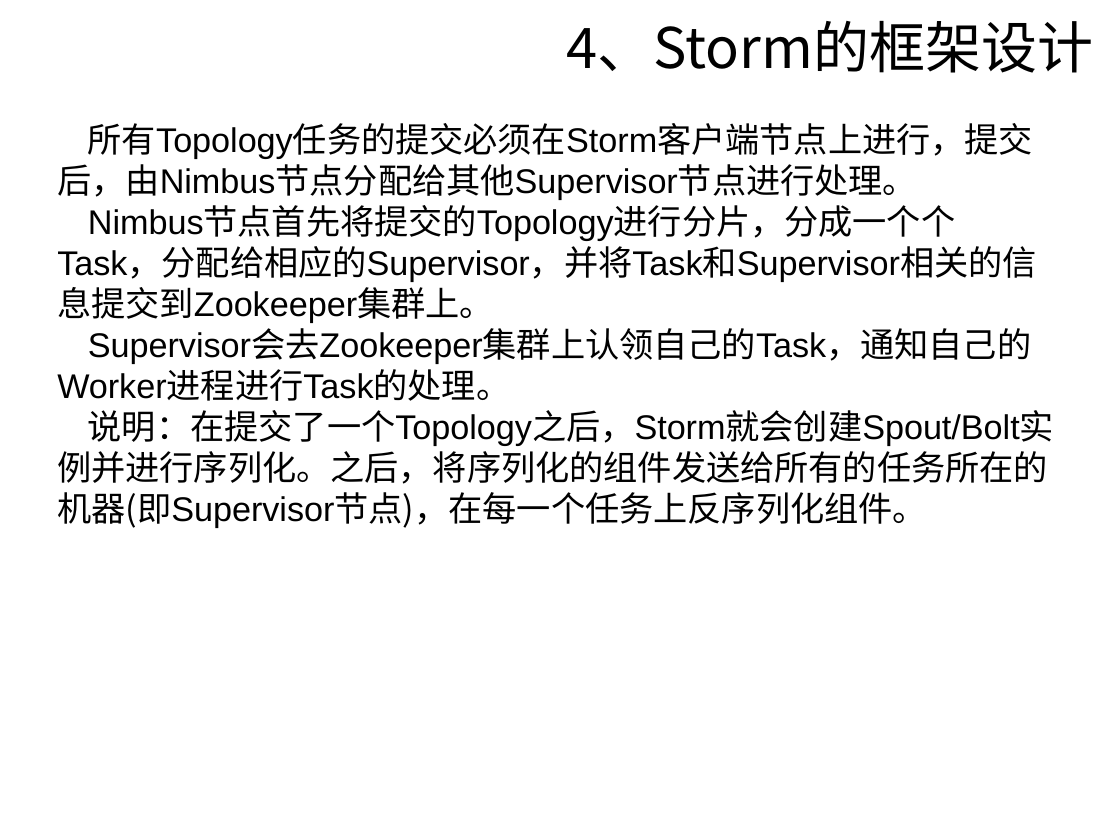
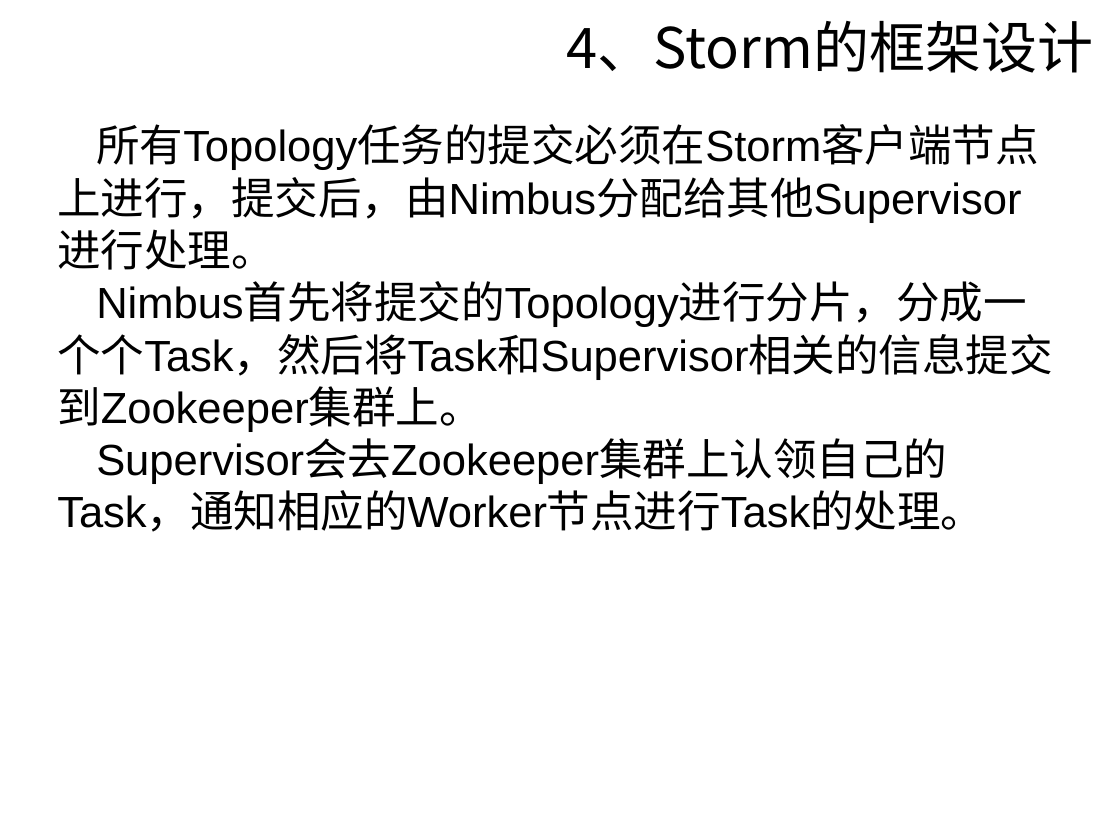
Before and after one commit to sunyisgithub/Git, a slide deck: slide 29 of Storm.ppt (slide 30 before the commit). Drawn at 1120x840 pixels with LibreOffice and Linux fonts; fonts in the diff are those of the drawing; background and template pictures are left out. Boxes give left, top, right and bottom in pixels: in the first picture for what was removed or moved away, otherwise in the second. Text is boxed around its words. In the diff, an @@ line names an element or a change of style, - is before the commit and + after.

```diff
--- a/Storm.ppt
+++ b/Storm.ppt
@@ text at (57,124,1053,532): text changed; size 22 to 28 pt; font Noto Sans CJK SC to Arial @@
-所有Topology任务的提交必须在Storm客户端节点上进行，提交后，由Nimbus节点分配给其他Supervisor节点进行处理。
-Nimbus节点首先将提交的Topology进行分片，分成一个个Task，分配给相应的Supervisor，并将Task和Supervisor相关的信息提交到Zookeeper集群上。
-Supervisor会去Zookeeper集群上认领自己的Task，通知自己的Worker进程进行Task的处理。
-说明：在提交了一个Topology之后，Storm就会创建Spout/Bolt实例并进行序列化。之后，将序列化的组件发送给所有的任务所在的机器(即Supervisor节点)，在每一个任务上反序列化组件。
+所有Topology任务的提交必须在Storm客户端节点上进行，提交后，由Nimbus分配给其他Supervisor进行处理。
+Nimbus首先将提交的Topology进行分片，分成一个个Task，然后将Task和Supervisor相关的信息提交到Zookeeper集群上。
+Supervisor会去Zookeeper集群上认领自己的Task，通知相应的Worker节点进行Task的处理。
```
Also in this commit, not shown: 23 other slides changed, 20 slides added, 13 slides removed.
